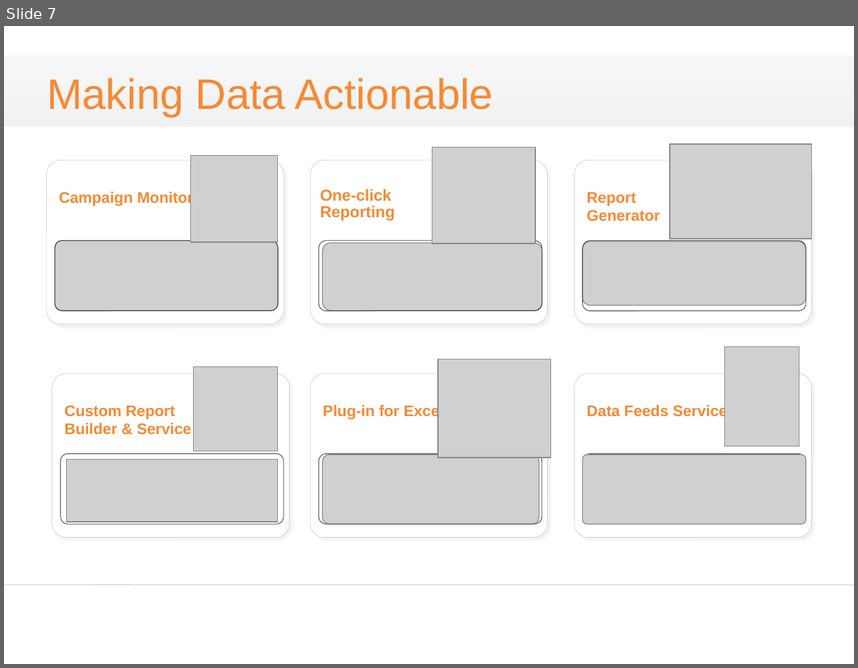
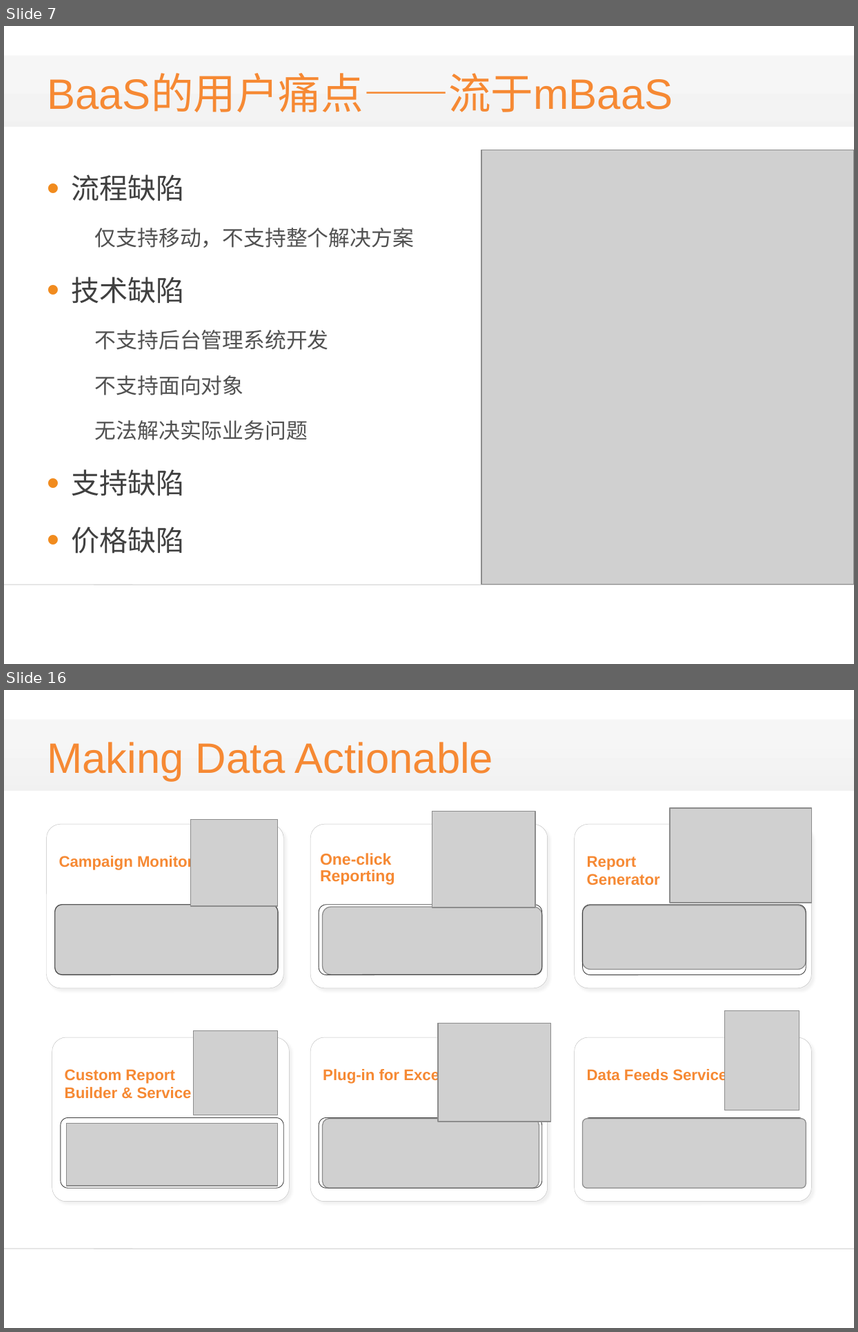
Before and after one commit to alucard263096/BP, a slide deck: bp3.pptx. Shown one above the other, each under a label of ours: slide 7 before the commit, slides 7 and 16 after it; the slides between them are not shown. The pictures are 858x668 and 858x1332 pixels, drawn with LibreOffice and Linux fonts; fonts in the diff are those of the drawing; grey boxes stand for pictures; background and template pictures are left out. Boxes give left, top, right and bottom in pixels: in the first picture for what was removed or moved away, otherwise in the second. Text is boxed around its words. In the diff, an @@ line names an element or a change of style, - is before the commit and + after.

```diff
--- a/bp3.pptx
+++ b/bp3.pptx
@@ slide 7 added at bbox=[4, 26, 854, 664], background #FFFFFF; not listed: 1 template element that a slide beside it also shows @@
@@ rectangle added at bbox=[4, 56, 854, 126], fill gradient #141414 @@
@@ title added at bbox=[47, 75, 673, 112], 36 pt, text #F68933 @@
+BaaS的用户痛点——流于mBaaS
@@ picture added at bbox=[481, 150, 854, 584] @@
@@ text added at bbox=[72, 174, 414, 553], 18 pt, text #515151 @@
+• 流程缺陷
+  仅支持移动，不支持整个解决方案
+• 技术缺陷
+  不支持后台管理系统开发
+  不支持面向对象
+  无法解决实际业务问题
+• 支持缺陷
+• 价格缺陷
@@ what was slide 7 is now slide 16 @@
```
Also in this commit, not shown: 12 slides changed, 9 other slides added, 2 slides removed.
